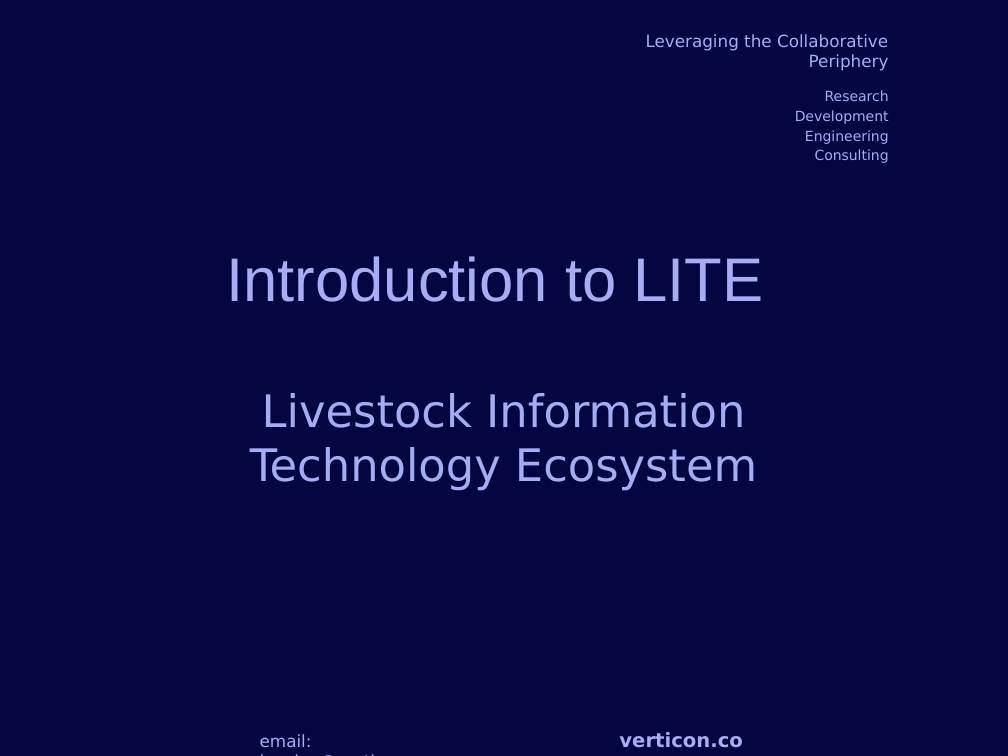
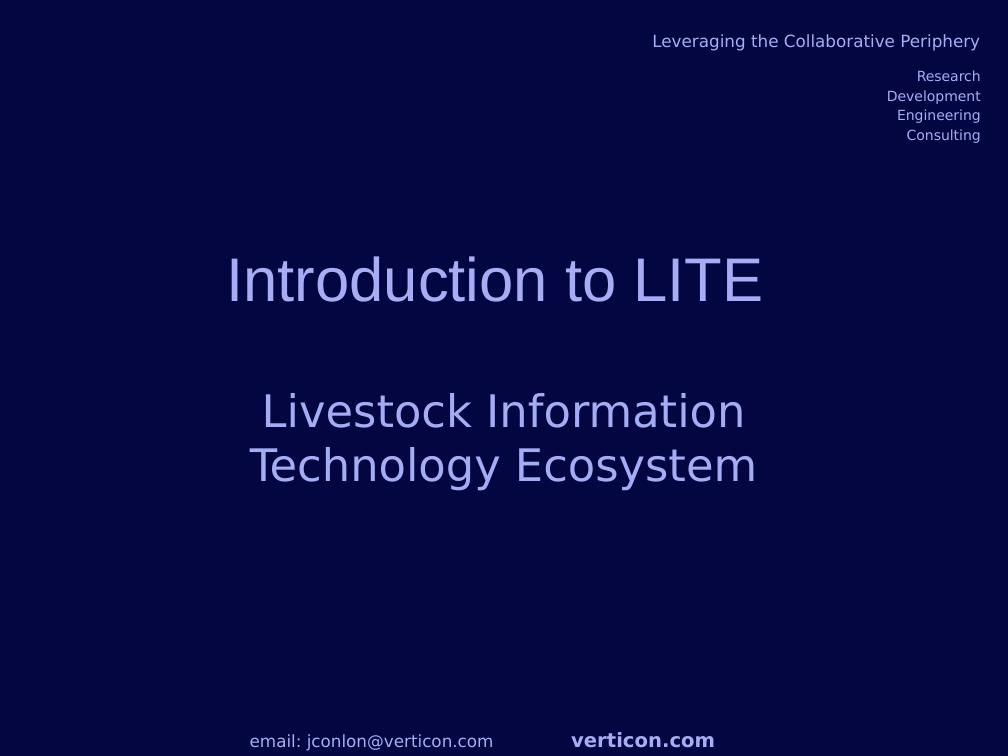
Before and after one commit to jconlon/Tracker, a slide deck: slide 1 of tracker/trunk/com.verticon.tracker.documentation/src/Business Introduction.odp. Drawn at 1008x756 pixels with LibreOffice and Linux fonts; fonts in the diff are those of the drawing; background and template pictures are left out. Boxes give left, top, right and bottom in pixels: in the first picture for what was removed or moved away, otherwise in the second. Text is boxed around its words. In the diff, an @@ line names an element or a change of style, - is before the commit and + after.

```diff
--- a/tracker/trunk/com.verticon.tracker.documentation/src/Business Introduction.odp
+++ b/tracker/trunk/com.verticon.tracker.documentation/src/Business Introduction.odp
@@ text "Leveraging the Collaborative Periphery" rewrapped from (646, 34, 889, 163) to (652, 34, 981, 143) @@
@@ text "email: jconlon@verticon.com" rewrapped from (260, 734, 312, 747) to (250, 734, 494, 751) @@
@@ text "verticon.com" rewrapped from (619, 732, 743, 748) to (571, 732, 715, 748) @@
```
Also in this commit, not shown: 5 other slides changed, 1 slide added, 2 other files.
